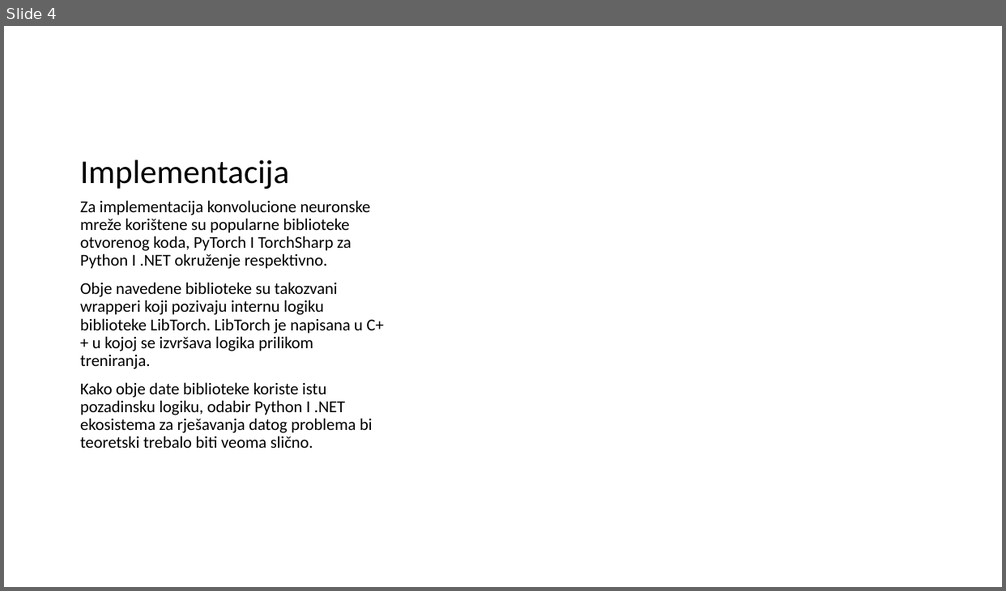
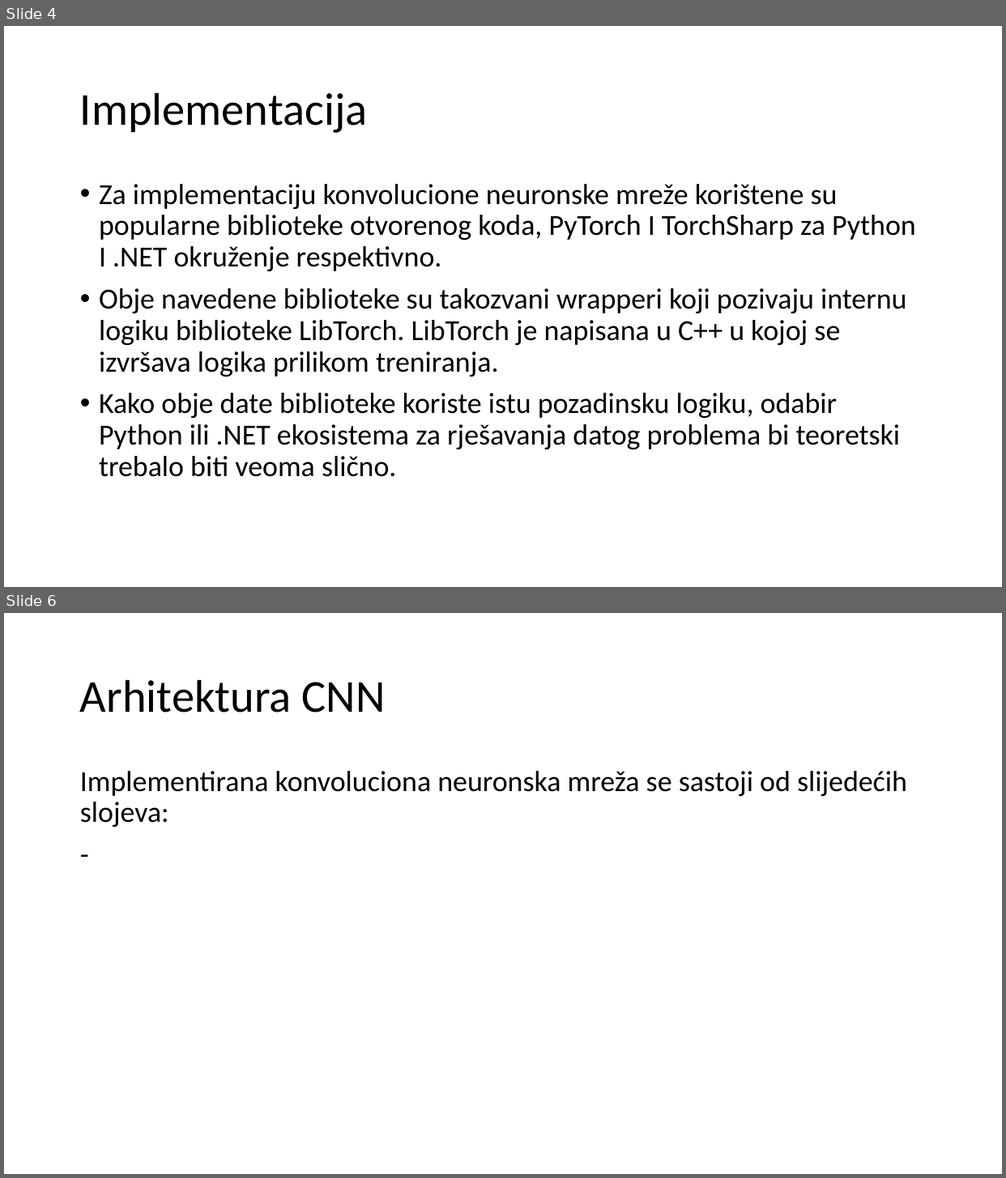
Before and after one commit to omarkurtovic/ml-dotnet-vs-python, a slide deck: Presentation/Komparativna analiza ML metodologija.pptx. Shown one above the other, each under a label of ours: slide 4 before the commit, slides 4 and 6 after it; the slides between them are not shown. The pictures are 1006x591 and 1006x1178 pixels, drawn with LibreOffice and Linux fonts; fonts in the diff are those of the drawing. Boxes give left, top, right and bottom in pixels: in the first picture for what was removed or moved away, otherwise in the second. Text is boxed around its words. In the diff, an @@ line names an element or a change of style, - is before the commit and + after.

```diff
--- a/Presentation/Komparativna analiza ML metodologija.pptx
+++ b/Presentation/Komparativna analiza ML metodologija.pptx
@@ slide 6 added at (4, 613, 1002, 1174), background #FFFFFF @@
@@ title added at (80, 679, 386, 713), 44 pt, text #000000 @@
+Arhitektura CNN
@@ text added at (80, 771, 907, 827), 28 pt, text #000000 @@
+Implementirana konvoluciona neuronska mreža se sastoji od slijedećih slojeva:
+-
@@ slide 4 changed as well @@
@@ title "Implementacija": place and size @@
-title "Implementacija" at (80, 160, 289, 189)
+title "Implementacija" at (80, 92, 368, 133)
@@ title "Implementacija" at (80, 92, 368, 133): size 32 to 44 pt; vertical alignment bottom to middle @@
@@ text "Za implementaciju konvolucione neuronske mreže ...": place and size @@
-text "Za implementaciju konvolucione neuronske mreže ..." at (80, 200, 384, 448)
+text "Za implementaciju konvolucione neuronske mreže ..." at (99, 184, 916, 477)
@@ text at (99, 184, 916, 271): text changed; size 16 to 28 pt @@
-Za implementacija konvolucione neuronske mreže korištene su popularne biblioteke otvorenog koda, PyTorch I TorchSharp za Python I .NET okruženje respektivno.
+• Za implementaciju konvolucione neuronske mreže korištene su popularne biblioteke otvorenog koda, PyTorch I TorchSharp za Python I .NET okruženje respektivno.
@@ text at (99, 288, 906, 377): size 16 to 28 pt in "Obje navedene biblioteke su takozvani wrapperi koji ..."; bullet none to • @@
@@ text at (99, 393, 901, 477): text changed; size 16 to 28 pt @@
-Kako obje date biblioteke koriste istu pozadinsku logiku, odabir Python I .NET ekosistema za rješavanja datog problema bi teoretski trebalo biti veoma slično.
+• Kako obje date biblioteke koriste istu pozadinsku logiku, odabir Python ili .NET ekosistema za rješavanja datog problema bi teoretski trebalo biti veoma slično.
```
Also in this commit, not shown: 3 other slides changed, 1 other slide added, 3 slides removed.
